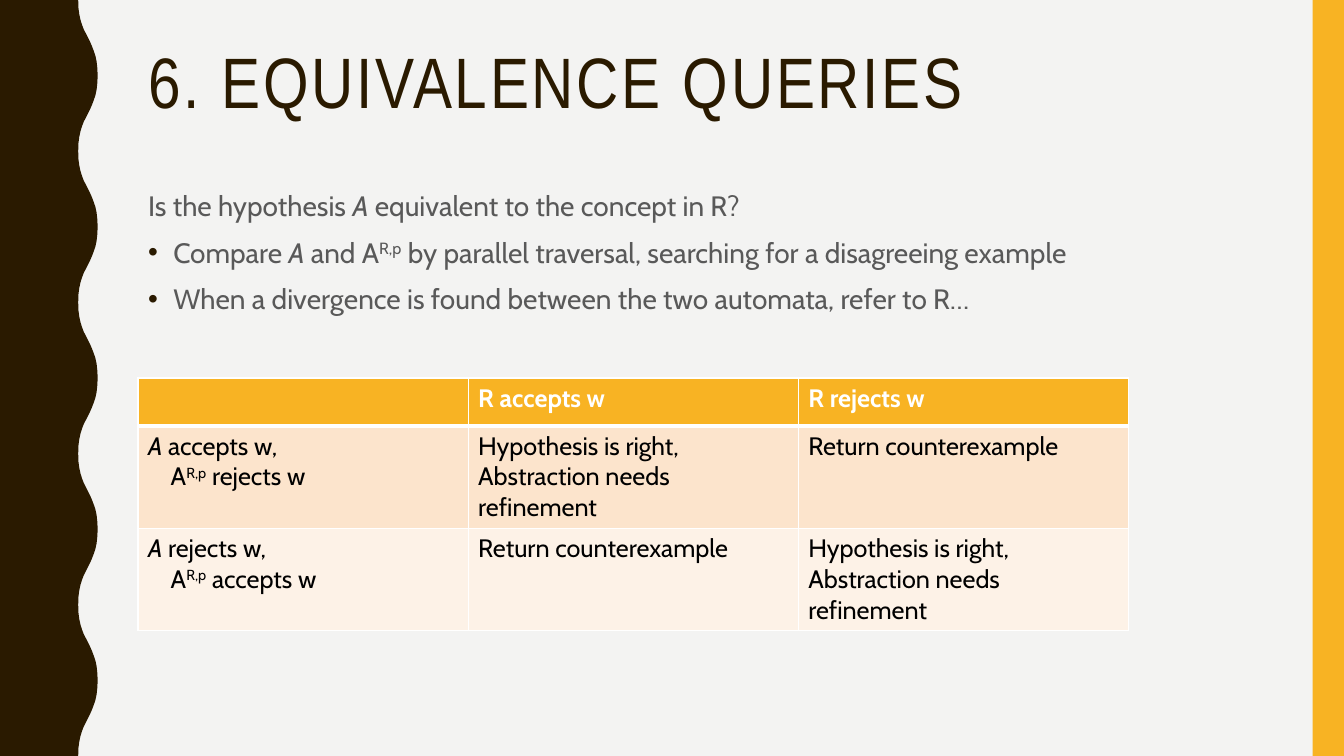
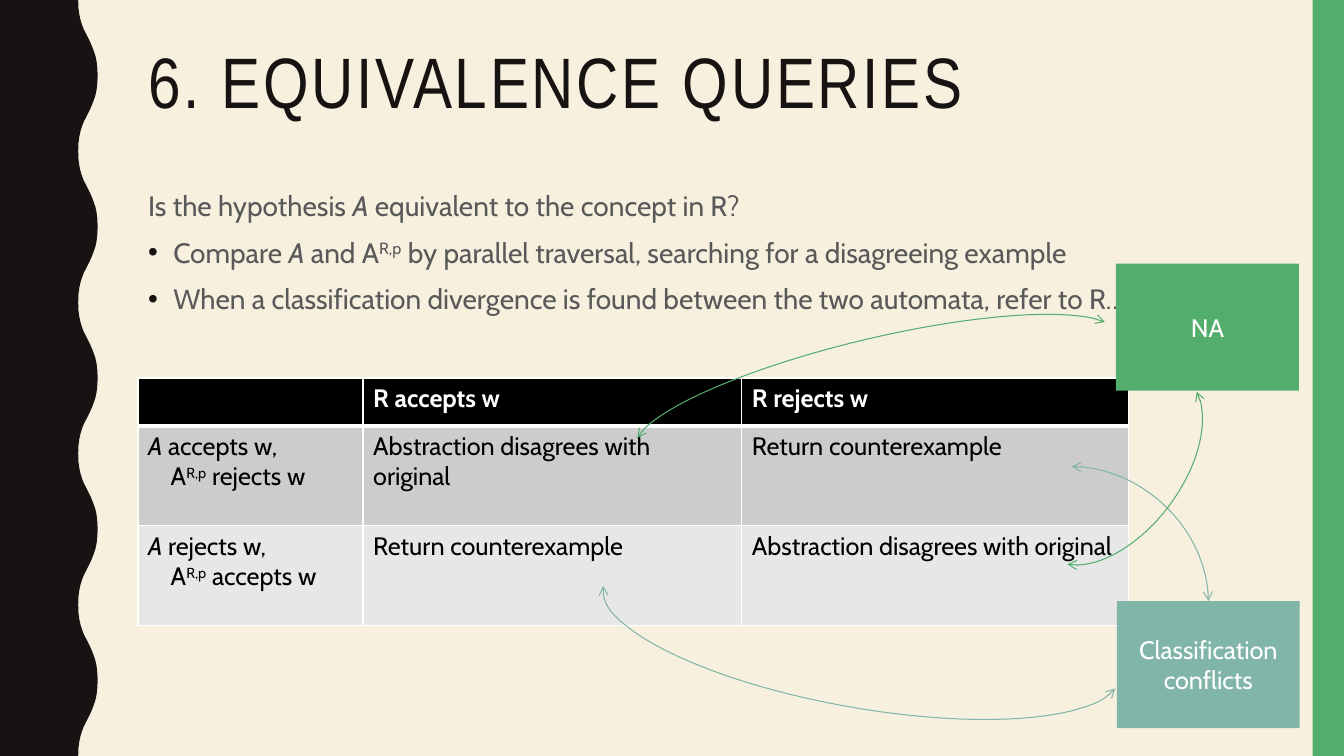
Before and after one commit to KChalk/MLandSyntax, a slide deck: slide 15 of AutomataFromRNN.pptm. Drawn at 1344x756 pixels with LibreOffice and Linux fonts; fonts in the diff are those of the drawing. Boxes give left, top, right and bottom in pixels: in the first picture for what was removed or moved away, otherwise in the second. Text is boxed around its words. In the diff, an @@ line names an element or a change of style, - is before the commit and + after.

```diff
--- a/AutomataFromRNN.pptm
+++ b/AutomataFromRNN.pptm
@@ background #F3F3F2 to #F7F0DF @@
@@ freeform shape at (0,0,98,756): fill #2A1A00 to #171312 @@
@@ rectangle at (1313,0,1344,756): fill #F8B323 to #53AE6E @@
@@ title "6. EQUIVALENCE QUERIES" at (148,58,963,122): text colour #2A1A00 to #171312 @@
@@ text at (173,242,1066,269): bullet colour #2A1A00 to #171312 @@
@@ rectangle added at (1116,263,1299,390), fill #53AE6E, 18 pt, text #FFFFFF @@
+NA
@@ text at (173,286,1125,316): text changed @@
-• When a divergence is found between the two automata, refer to R…
+• When a classification divergence is found between the two automata, refer to R…
@@ arc (boxed as its full ellipse) added at (623,283,1130,502), outline #53AE6E 0.75 pt @@
@@ arc (boxed as its full ellipse) added at (999,339,1237,596), outline #53AE6E 0.75 pt @@
@@ table at (138,378,1129,626) @@
-row 2, column 2: Hypothesis is right, / Abstraction needs refinement
+row 2, column 2: Abstraction disagrees with original
-row 3, column 3: Hypothesis is right, / Abstraction needs refinement
+row 3, column 3: Abstraction disagrees with original
@@ fill #F8B323 to #000000 in row 1 @@
@@ fill #FCE5CD to #CCCCCC in row 2 @@
@@ fill #FEF2E8 to #E7E7E7 in row 3 @@
@@ curved double arrow added from (1072, 467) to (1209, 601), #81B5A8 0.75 pt @@
@@ arc (boxed as its full ellipse) added at (590,511,1133,752), outline #81B5A8 0.75 pt @@
@@ rectangle added at (1117,601,1300,728), fill #81B5A8, 18 pt, text #FFFFFF @@
+Classification conflicts
```
Also in this commit, not shown: 13 other slides changed, 4 slides added, 2 slides removed.
